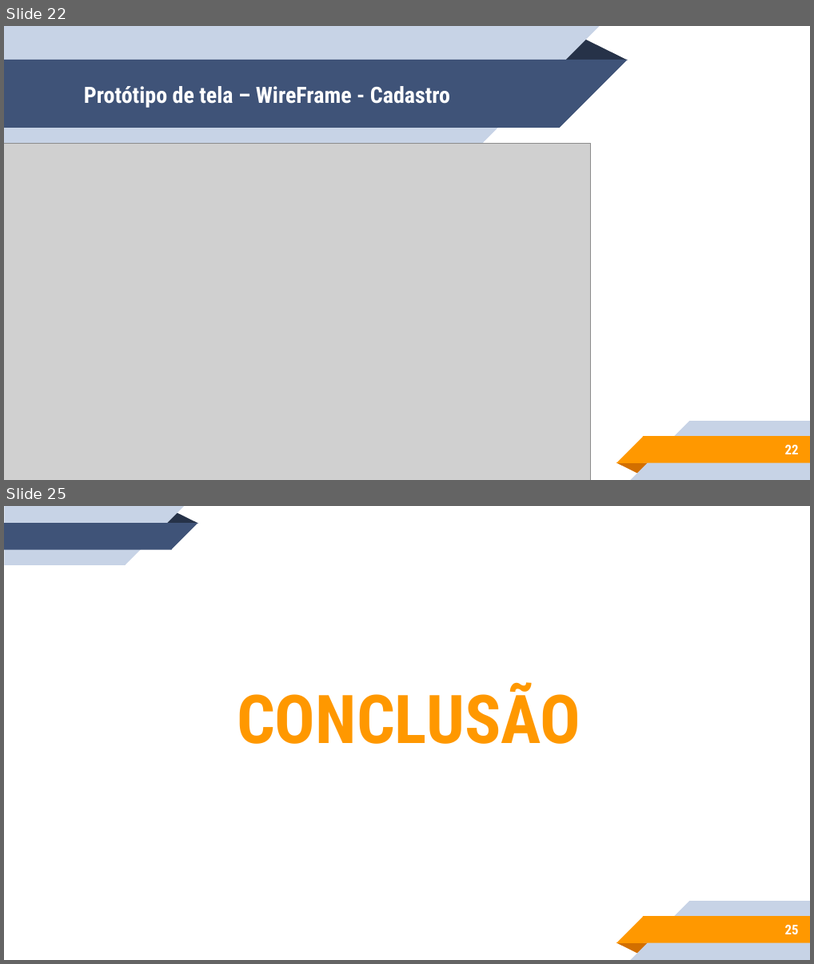
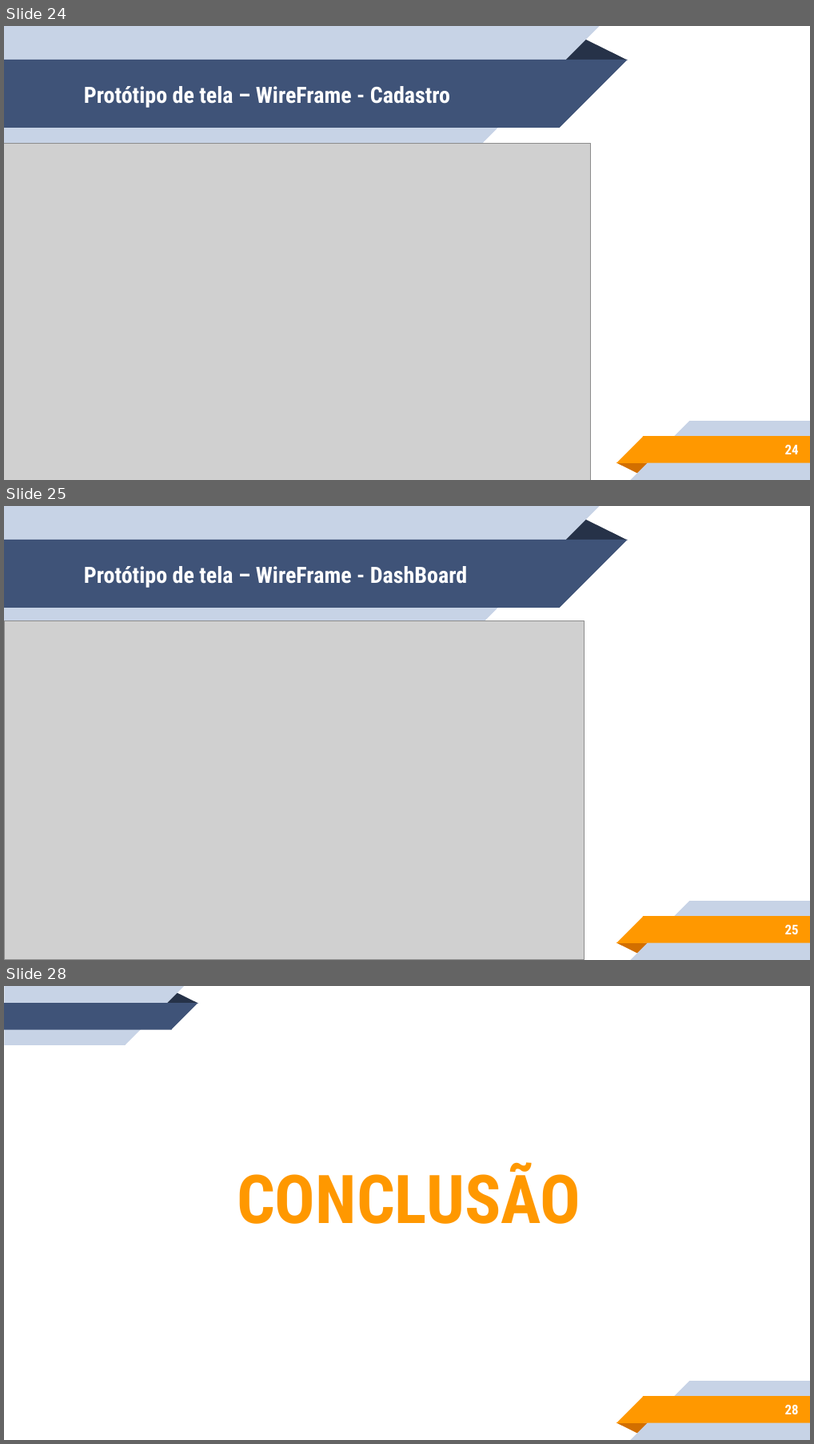
Before and after one commit to sergioetrindade/GRUPO-10-2ADSA, a slide deck: Documentação/ppts/Apresentação.pptx. Shown one above the other, each under a label of ours: slides 22 and 25 before the commit, slides 24, 25 and 28 after it; the slides between them are not shown. The pictures are 814x964 and 814x1444 pixels, drawn with LibreOffice and Linux fonts; fonts in the diff are those of the drawing; grey boxes stand for pictures. Boxes give left, top, right and bottom in pixels: in the first picture for what was removed or moved away, otherwise in the second. Text is boxed around its words. In the diff, an @@ line names an element or a change of style, - is before the commit and + after.

```diff
--- a/Documentação/ppts/Apresentação.pptx
+++ b/Documentação/ppts/Apresentação.pptx
@@ slide 25 added at bbox=[4, 506, 810, 960], background #FFFFFF; not listed: 10 template elements that a slide beside it also shows @@
@@ title added at bbox=[84, 566, 467, 588], 20 pt, text #FFFFFF, bold @@
+Protótipo de tela – WireFrame - DashBoard
@@ picture added at bbox=[4, 620, 585, 959] @@
@@ page number added at bbox=[786, 924, 799, 934], 12 pt, text #FFFFFF, bold @@
+25
@@ what was slide 22 is now slide 24 @@
@@ page number at bbox=[786, 444, 799, 454]: text changed @@
-22
+24
@@ what was slide 25 is now slide 28 @@
@@ page number at bbox=[786, 1404, 799, 1414]: text changed @@
-25
+28
```
Also in this commit, not shown: 3 slides changed, 2 other slides added.
